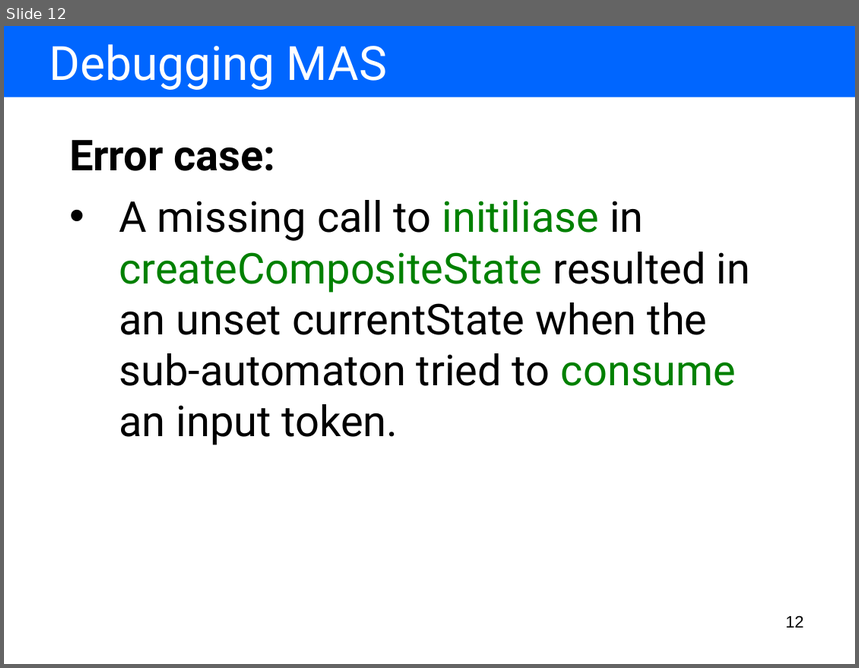
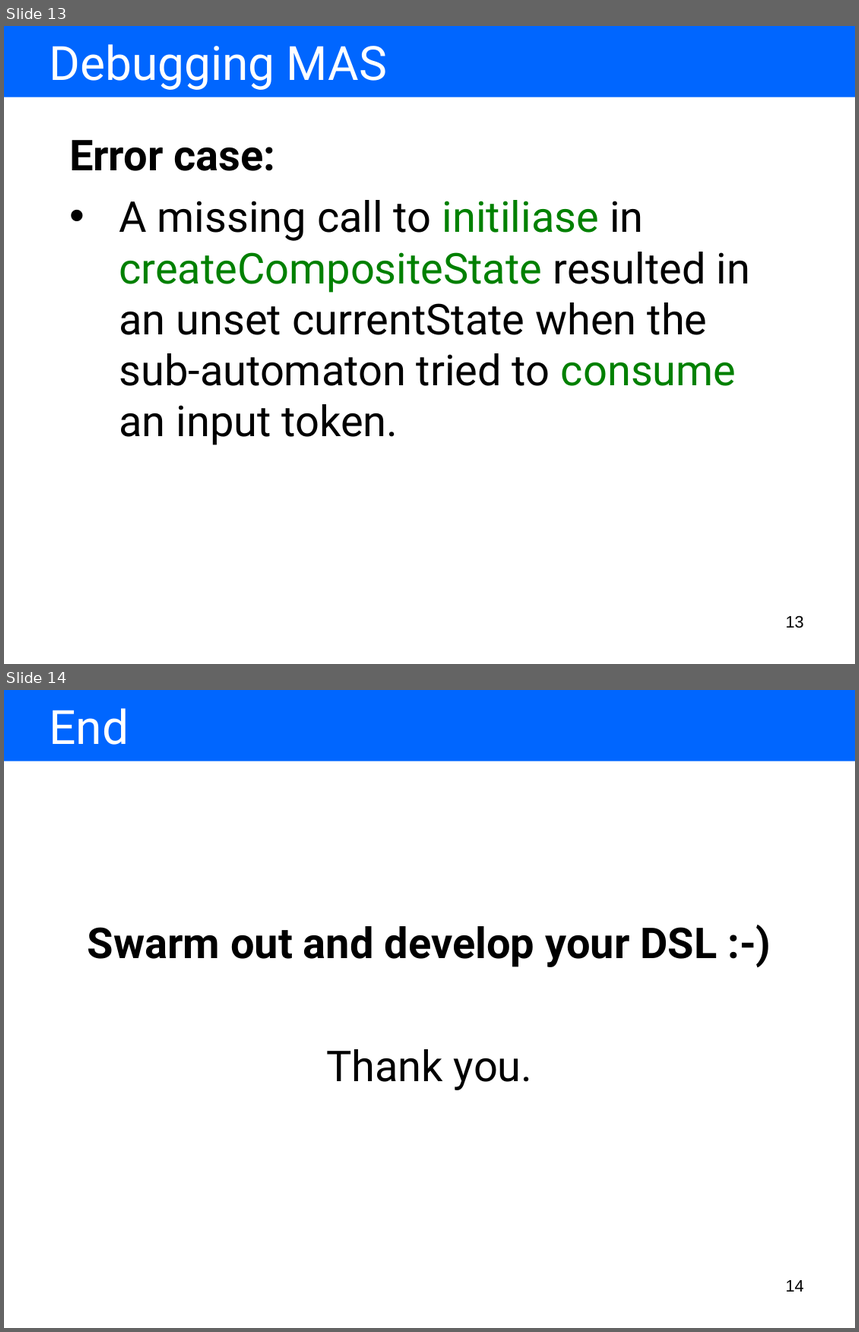
Before and after one commit to BackupTheBerlios/amof2-svn, a slide deck: trunk/hub.sam.stateautomaton/resources/presentation/using our tools for model driven language development.ppt. Shown one above the other, each under a label of ours: slide 12 before the commit, slides 13 and 14 after it. The pictures are 859x668 and 859x1332 pixels, drawn with LibreOffice and Linux fonts; fonts in the diff are those of the drawing. Boxes give left, top, right and bottom in pixels: in the first picture for what was removed or moved away, otherwise in the second. Text is boxed around its words. In the diff, an @@ line names an element or a change of style, - is before the commit and + after.

```diff
--- a/trunk/hub.sam.stateautomaton/resources/presentation/using our tools for model driven language development.ppt
+++ b/trunk/hub.sam.stateautomaton/resources/presentation/using our tools for model driven language development.ppt
@@ slide 14 added at [4, 690, 855, 1328], background #FFFFFF @@
@@ rectangle added at [4, 690, 855, 761], fill #0066FF @@
@@ text added at [49, 708, 129, 745], 40 pt, text #FFFFFF @@
+End
@@ text added at [88, 926, 717, 1091], 36 pt, text #000000, bold @@
+Swarm out and develop your DSL :-)
+Thank you.
@@ page number added at [786, 1281, 804, 1292], 14 pt, text #000000 @@
+14
@@ what was slide 12 is now slide 13 @@
@@ page number at [786, 616, 804, 629]: text changed @@
-12
+13
```
Also in this commit, not shown: 3 slides changed, 2 other slides added, 1 slide removed, 29 other files.
